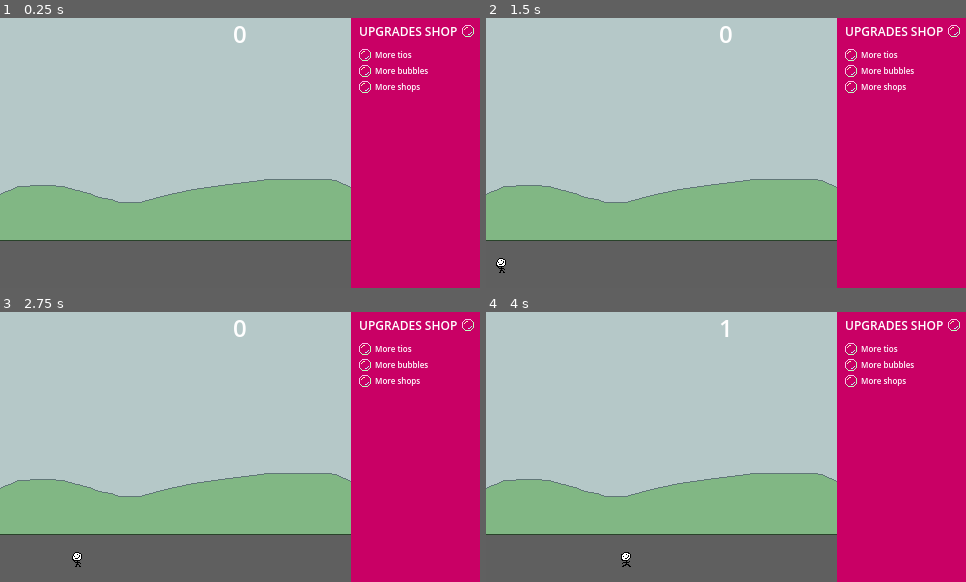
Above: before the commit, frames 1-4 (two rows, left to right).
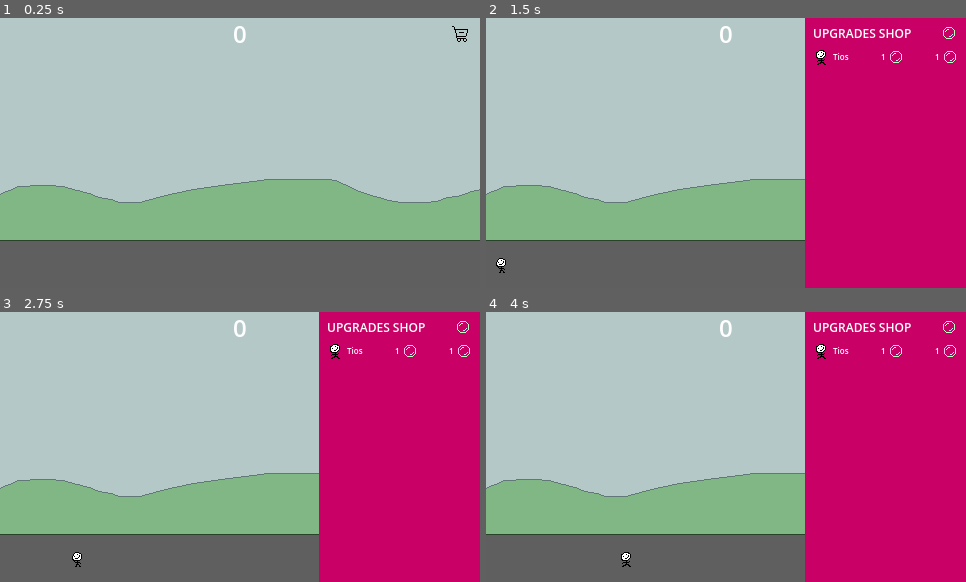
Above: after the commit, the same moments.

Repository: DISN-kolo/bubble-clicker-ggj25
Game: Godot game, scene res://main scene/MainScene.tscn
The game is run twice, just before and just after one commit, with the same random seed, the same clock (stepped at 60 frames per second) and the same inputs.
Inputs (mouse positions are in pixels of both pictures, inside the frame that each line leads up to):
- Up to frame 1 (0.25 s): no input
- Up to frame 2 (1.5 s): click (850, 55) at 0.52 s; click (946, 34) at 1.25 s
- Up to frame 3 (2.75 s): click (465, 349) at 2.02 s
- Up to frame 4 (4 s): tap Enter (ui_accept) at 2.75, 3.02, 3.77 s; move the mouse to (831, 433) at 2.77 s; hold Right (ui_right) from 2.78 s (still down); click (831, 433) at 2.85 s; move the mouse to (572, 544) at 3.52 s; click (572, 544) at 3.6 s

The runs differ from the first frame. In frame 1, 27% of the frame differs, in the area x 73-100%, y 0-100%; in frame 2, 7.8%; in frame 3, 7.8%; in frame 4, 7.9%.
Error after the commit: Invalid assignment on read-only value (on base: 'Dictionary'). (res://ui_shop/upgrade.gd:22)

Commit message:
ui shop setup

Diff:
--- a/bubble/Bubble.gd
+++ b/bubble/Bubble.gd
@@ -28,7 +28,7 @@
 			$Sprite2D.queue_free()
 			explosion_instance = explosion.instantiate()
 			add_child(explosion_instance)
-			get_tree().get_nodes_in_group("BubblesCount")[0].addBubbles(str(i + 1));
+			BubblesGlobal.addBubbles(str(i + 1));
 	move_and_slide()
 	pass
 
--- /dev/null
+++ b/bubbles_value/bubbles_global.gd
@@ -0,0 +1,116 @@
+extends Node
+
+signal bubbles_updated;
+
+const upgrades = [
+	{
+		"name": "Tios",
+		"quantity": 1,
+		"img": "single_tio.png",
+		"price": "1",
+	},
+]
+
+var bubbles_value: Array = []:
+	set(value):
+		bubbles_value = value;
+		bubbles_updated.emit();
+
+var passive: String = "0";
+
+func _ready():
+	bubbles_value = arrayBubbles("0");
+
+func arrayBubbles(num: String):
+	var arr = [];
+
+	while num != "":
+		if num.length() < 3:
+			arr.append(int (num));
+			break;
+		arr.append(int (num.substr(num.length() - 3, 3)));
+		num = num.substr(0, num.length() - 3);
+	return arr;
+
+func add(num : Array):
+	var result = [];
+	var carry = 0;
+
+	while num.size() > 0 or bubbles_value.size() > 0:
+		var sum = 0;
+
+		if num.size() > 0:
+			sum += num.pop_front();
+
+		if bubbles_value.size() > 0:
+			sum += bubbles_value.pop_front();
+
+		sum += carry;
+		carry = 0;
+
+		result.append(arrayBubbles(str(sum))[0]);
+
+		if arrayBubbles(str(sum)).size() > 1:
+			carry = arrayBubbles(str(sum))[1];
+
+	if carry != 0:
+		result.append(carry);
+
+	bubbles_value = result;
+
+func subtract(num):
+	var result = [];
+	var borrow = 0;
+
+	while num.size() > 0 or bubbles_value.size() > 0:
+		var diff= 0;
+
+		if bubbles_value.size() > 0:
+			diff += bubbles_value.pop_front();
+
+		if num.size() > 0:
+			diff -= num.pop_front();
+
+		diff -= borrow;
+
+		if diff < 0:
+			diff += 1000;
+			borrow = 1;
+		else:
+			borrow = 0;
+
+		result.append(arrayBubbles(str(diff))[0]);
+	bubbles_value = result;
+
+func compare(num: String):
+	var numStr = displayBubbles();
+	var i = 0;
+
+	num = num.pad_zeros(3);
+	numStr = numStr.pad_zeros(3);
+	if (num.length() != numStr.length()):
+		return num.length() < numStr.length();
+	while i < numStr.length():
+		if (num[i] != numStr[i]):
+			return num[i] < numStr[i];
+		i += 1;
+	return true;
+
+func addBubbles(num: String):
+	add(arrayBubbles(num));
+
+func subtractBubbles(num: String):
+	subtract(arrayBubbles(num));
+
+func displayBubbles():
+	var tmp = bubbles_value.duplicate();
+	var nStr = "";
+
+	while tmp:
+		nStr += str(tmp.pop_back()).pad_zeros(3);
+
+	for i in range(nStr.length()):
+		if nStr[i] != '0':
+			nStr = nStr.substr(i,-1)
+			break;
+	return nStr;
--- a/bubbles_value/bubbles_value.gd
+++ b/bubbles_value/bubbles_value.gd
@@ -2,96 +2,13 @@
 
 const NOTATION : Array = ['','K','M','B','T','Qa','Qi','Sx','Sp','Oc']
 
-var passive: String = "100";
+func _ready():
+	BubblesGlobal.bubbles_updated.connect(on_bubbles_update);
 
-var bubbles_value: Array = []:
-	set(value):
-		bubbles_value = value;
-		%Label.text = str(bubbles_value[bubbles_value.size() -1]) + NOTATION[bubbles_value.size() -1];
-
-func _ready():
-	bubbles_value = arrayBubbles("0");
-
-func displayBubbles():
-	var tmp = bubbles_value.duplicate();
-	var nStr = "";
-
-	while tmp:
-		nStr += str(tmp.pop_back()).pad_zeros(3);
-
-	for i in range(nStr.length()):
-		if nStr[i] != '0':
-			nStr = nStr.substr(i,-1)
-			break;
-	return nStr;
-
-func arrayBubbles(num: String):
-	var arr = [];
-
-	while num != "":
-		if num.length() < 3:
-			arr.append(int (num));
-			break;
-		arr.append(int (num.substr(num.length() - 3, 3)));
-		num = num.substr(0, num.length() - 3);
-	return arr;
-
-func add(num : Array):
-	var result = [];
-	var carry = 0;
-
-	while num.size() > 0 or bubbles_value.size() > 0:
-		var sum = 0;
-
-		if num.size() > 0:
-			sum += num.pop_front();
-
-		if bubbles_value.size() > 0:
-			sum += bubbles_value.pop_front();
-
-		sum += carry;
-		carry = 0;
-
-		result.append(arrayBubbles(str(sum))[0]);
-
-		if arrayBubbles(str(sum)).size() > 1:
-			carry = arrayBubbles(str(sum))[1];
-
-	if carry != 0:
-		result.append(carry);
-
-	bubbles_value = result;
-
-func subtract(num):
-	var result = [];
-	var borrow = 0;
-
-	while num.size() > 0 or bubbles_value.size() > 0:
-		var diff= 0;
-
-		if bubbles_value.size() > 0:
-			diff += bubbles_value.pop_front();
-
-		if num.size() > 0:
-			diff -= num.pop_front();
-
-		diff -= borrow;
-
-		if diff < 0:
-			diff += 1000;
-			borrow = 1;
-		else:
-			borrow = 0;
-
-		result.append(arrayBubbles(str(diff))[0]);
-	bubbles_value = result;
-
-func addBubbles(num: String):
-	add(arrayBubbles(num));
-
-func subtractBubbles(num: String):
-	subtract(arrayBubbles(num));
+func on_bubbles_update():
+	var size = BubblesGlobal.bubbles_value.size() - 1;
+	%Label.text = str(BubblesGlobal.bubbles_value[size]) + NOTATION[size];
 
 func _on_timer_timeout():
-	pass;
-	#add(arrayBubbles(passive));
+	if BubblesGlobal.passive != "0":
+		BubblesGlobal.addBubbles(BubblesGlobal.passive);
--- a/project.godot
+++ b/project.godot
@@ -18,6 +18,7 @@
 [autoload]
 
 Events="*res://main scene/events.gd"
+BubblesGlobal="*res://bubbles_value/bubbles_global.gd"
 
 [display]
 
--- a/ui_shop/ui_shop.gd
+++ b/ui_shop/ui_shop.gd
@@ -1,16 +1,19 @@
 extends Control
 
-# Called when the node enters the scene tree for the first time.
+@onready var UPGRADE = preload("res://ui_shop/upgrade.tscn")
+
 func _ready():
-	pass # Replace with function body.
-
-# Called every frame. 'delta' is the elapsed time since the previous frame.
-func _process(delta):
-	pass
+	for upgrade in BubblesGlobal.upgrades:
+		var control = UPGRADE.instantiate();
+		control.upgrade_name = upgrade.name;
+		control.upgrade_price = upgrade.price;
+		control.upgrade_quantity = upgrade.quantity;
+		if (ResourceLoader.exists("res://resources/" + upgrade.img)):
+			control.upgrade_img = ResourceLoader.load("res://resources/" + upgrade.img);
+		$Control/Upgrades.add_child(control);
 
 func _on_shopping_cart_button_up():
 	%Control.visible = true;
 
-
 func _on_close_button_button_up():
 	%Control.visible = false;
--- a/ui_shop/ui_shop.tscn
+++ b/ui_shop/ui_shop.tscn
@@ -6,9 +6,6 @@
 
 [sub_resource type="LabelSettings" id="LabelSettings_5vu7l"]
 font_size = 12
-
-[sub_resource type="LabelSettings" id="LabelSettings_tcqii"]
-font_size = 8
 
 [node name="Control" type="Control"]
 z_index = 999
@@ -40,6 +37,7 @@
 
 [node name="Control" type="Control" parent="."]
 unique_name_in_owner = true
+visible = false
 layout_mode = 1
 anchor_left = 0.799
 anchor_right = 1.0
@@ -53,35 +51,35 @@
 anchors_preset = 15
 anchor_right = 1.0
 anchor_bottom = 1.0
-offset_right = 1.0
+offset_left = -32.0
+offset_right = 1.00003
 grow_horizontal = 2
 grow_vertical = 2
 color = Color(0.786944, 0, 0.39665, 1)
 
 [node name="Label" type="Label" parent="Control"]
 layout_mode = 2
-offset_left = 8.0
-offset_top = 6.0
-offset_right = 107.0
-offset_bottom = 23.0
+offset_left = -24.0
+offset_top = 8.0
+offset_right = 75.0
+offset_bottom = 25.0
 size_flags_horizontal = 0
 text = "UPGRADES SHOP"
 label_settings = SubResource("LabelSettings_5vu7l")
 
 [node name="CloseButton" type="TextureButton" parent="Control"]
-layout_mode = 2
-offset_left = 111.0
-offset_top = 8.0
-offset_right = 123.0
-offset_bottom = 25.0
-grow_horizontal = 2
-grow_vertical = 2
+layout_mode = 0
+offset_left = 106.0
+offset_top = 10.0
+offset_right = 122.0
+offset_bottom = 26.0
 size_flags_horizontal = 8
 texture_normal = ExtResource("3_47xno")
 
 [node name="Upgrades" type="VBoxContainer" parent="Control"]
 layout_mode = 1
-anchors_preset = 15
+anchors_preset = -1
+anchor_left = -0.25
 anchor_right = 1.0
 anchor_bottom = 1.0
 offset_left = 8.0
@@ -90,45 +88,7 @@
 offset_bottom = -15.0
 grow_horizontal = 2
 grow_vertical = 2
-
-[node name="HBoxContainer" type="HBoxContainer" parent="Control/Upgrades"]
-layout_mode = 2
-
-[node name="TextureButton" type="TextureButton" parent="Control/Upgrades/HBoxContainer"]
-layout_mode = 2
-size_flags_horizontal = 4
-texture_normal = ExtResource("3_47xno")
-
-[node name="Label" type="Label" parent="Control/Upgrades/HBoxContainer"]
-layout_mode = 2
-text = "More tios"
-label_settings = SubResource("LabelSettings_tcqii")
-
-[node name="HBoxContainer2" type="HBoxContainer" parent="Control/Upgrades"]
-layout_mode = 2
-
-[node name="TextureButton" type="TextureButton" parent="Control/Upgrades/HBoxContainer2"]
-layout_mode = 2
-size_flags_horizontal = 4
-texture_normal = ExtResource("3_47xno")
-
-[node name="Label" type="Label" parent="Control/Upgrades/HBoxContainer2"]
-layout_mode = 2
-text = "More bubbles"
-label_settings = SubResource("LabelSettings_tcqii")
-
-[node name="HBoxContainer3" type="HBoxContainer" parent="Control/Upgrades"]
-layout_mode = 2
-
-[node name="TextureButton" type="TextureButton" parent="Control/Upgrades/HBoxContainer3"]
-layout_mode = 2
-size_flags_horizontal = 4
-texture_normal = ExtResource("3_47xno")
-
-[node name="Label" type="Label" parent="Control/Upgrades/HBoxContainer3"]
-layout_mode = 2
-text = "More shops"
-label_settings = SubResource("LabelSettings_tcqii")
+metadata/_edit_use_anchors_ = true
 
 [connection signal="button_up" from="ShoppingCart" to="." method="_on_shopping_cart_button_up"]
 [connection signal="button_up" from="Control/CloseButton" to="." method="_on_close_button_button_up"]
--- /dev/null
+++ b/ui_shop/upgrade.gd
@@ -0,0 +1,23 @@
+extends HBoxContainer
+
+@export var upgrade_name: String;
+@export var upgrade_price: String;
+@export var upgrade_quantity: int;
+@export var upgrade_img: CompressedTexture2D;
+
+func _ready():
+	_setValues();
+
+func _setValues():
+	$Item/Img.texture = upgrade_img;
+	$Item/Name.text = upgrade_name;
+	$Price/Num.text = upgrade_price;
+	$Value/Quantity.text = str(upgrade_quantity);
+
+func _on_buy_pressed():
+	if (BubblesGlobal.compare(upgrade_price)):
+		BubblesGlobal.subtractBubbles(upgrade_price);
+		var upgrade = BubblesGlobal.upgrades.filter(func (upgrade): return upgrade.name == upgrade_name);
+		upgrade_quantity += 1;
+		upgrade[0].quantity = upgrade_quantity;
+		_setValues();
--- /dev/null
+++ b/ui_shop/upgrade.tscn
@@ -0,0 +1,65 @@
+[gd_scene load_steps=4 format=3 uid="uid://bsuwkxpxx6dl1"]
+
+[ext_resource type="Script" path="res://ui_shop/upgrade.gd" id="1_kpwkn"]
+[ext_resource type="Texture2D" uid="uid://c2qdxhmg27wtx" path="res://resources/BubbleBig.png" id="2_o34wk"]
+
+[sub_resource type="LabelSettings" id="LabelSettings_tcqii"]
+font_size = 8
+
+[node name="Wrapper" type="HBoxContainer"]
+offset_right = 128.0
+offset_bottom = 16.0
+size_flags_vertical = 4
+script = ExtResource("1_kpwkn")
+
+[node name="Item" type="HBoxContainer" parent="."]
+layout_mode = 2
+size_flags_horizontal = 0
+size_flags_vertical = 4
+
+[node name="Img" type="TextureRect" parent="Item"]
+layout_mode = 2
+size_flags_horizontal = 4
+
+[node name="Name" type="Label" parent="Item"]
+unique_name_in_owner = true
+layout_mode = 2
+text = "Tios
+"
+label_settings = SubResource("LabelSettings_tcqii")
+
+[node name="Price" type="HBoxContainer" parent="."]
+layout_mode = 2
+size_flags_horizontal = 6
+size_flags_vertical = 4
+
+[node name="Num" type="Label" parent="Price"]
+layout_mode = 2
+text = "200
+"
+label_settings = SubResource("LabelSettings_tcqii")
+
+[node name="Img" type="TextureRect" parent="Price"]
+layout_mode = 2
+size_flags_horizontal = 4
+size_flags_vertical = 4
+texture = ExtResource("2_o34wk")
+
+[node name="Value" type="HBoxContainer" parent="."]
+layout_mode = 2
+size_flags_horizontal = 8
+size_flags_vertical = 4
+alignment = 2
+
+[node name="Quantity" type="Label" parent="Value"]
+layout_mode = 2
+text = "1
+"
+label_settings = SubResource("LabelSettings_tcqii")
+
+[node name="Buy" type="TextureButton" parent="Value"]
+layout_mode = 2
+size_flags_horizontal = 4
+texture_normal = ExtResource("2_o34wk")
+
+[connection signal="pressed" from="Value/Buy" to="." method="_on_buy_pressed"]
Binary file added: resources/single_tio.png
Not shown, added: resources/single_tio.png.import
Not shown: 1 places in ui_shop/ui_shop.tscn that only renumber resources
